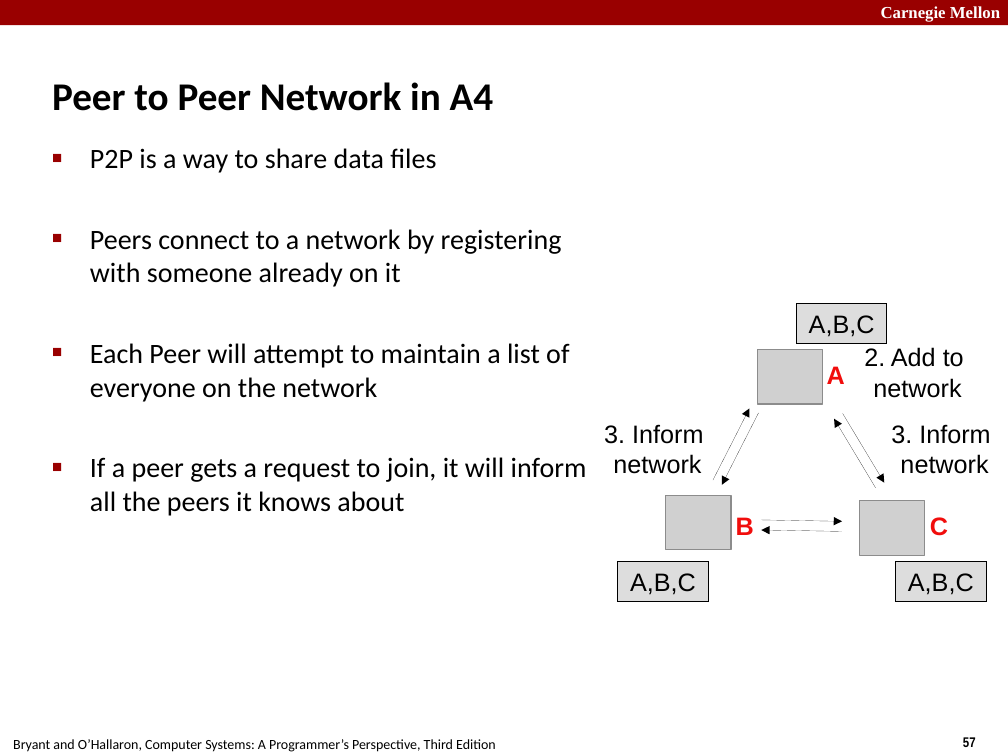
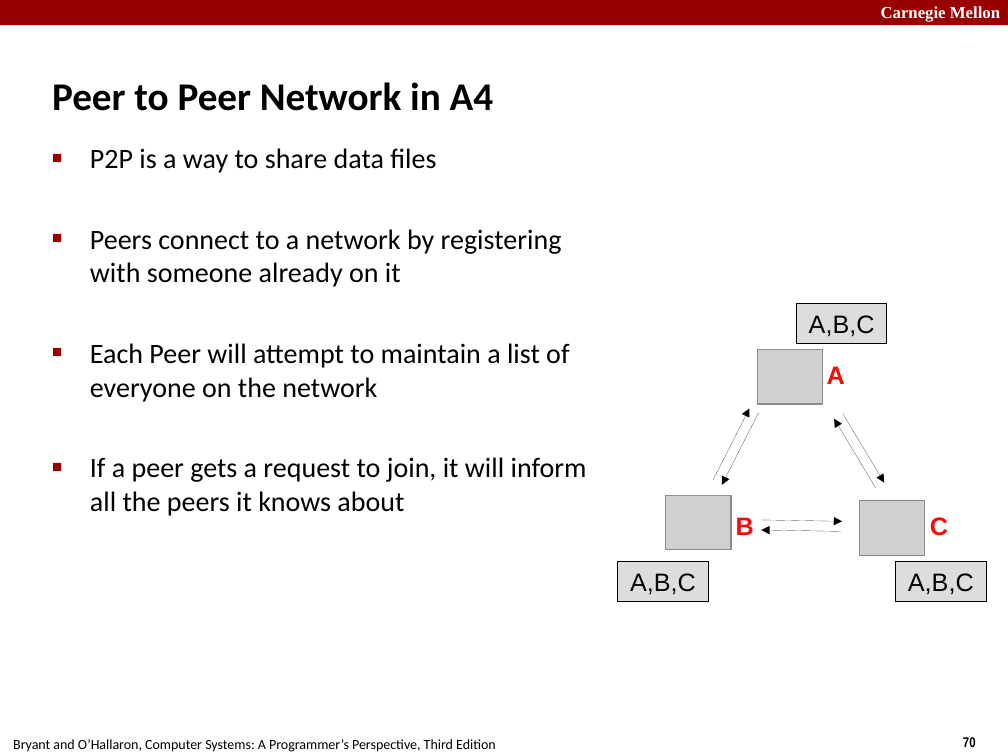
Before and after one commit to diku-compSys/compSys-e2023-pub, a slide deck: slide 70 of lectures/23-11-20_server_performance/performance.odp (slide 57 before the commit). Drawn at 1008x756 pixels with LibreOffice and Linux fonts; fonts in the diff are those of the drawing; grey boxes stand for pictures. Boxes give left, top, right and bottom in pixels: in the first picture for what was removed or moved away, otherwise in the second. Text is boxed around its words. In the diff, an @@ line names an element or a change of style, - is before the commit and + after.

```diff
--- a/lectures/23-11-20_server_performance/performance.odp
+++ b/lectures/23-11-20_server_performance/performance.odp
@@ text removed at [864, 347, 964, 398] @@
-2. Add to
-network
@@ text removed at [604, 424, 703, 474] @@
-3. Inform
-network
@@ text removed at [891, 424, 990, 474] @@
-3. Inform
-network
@@ page number at [963, 737, 976, 747]: text changed @@
-57
+70
```
Also in this commit, not shown: 12 other slides changed, 25 slides added, 8 slides removed, 3 other files.
